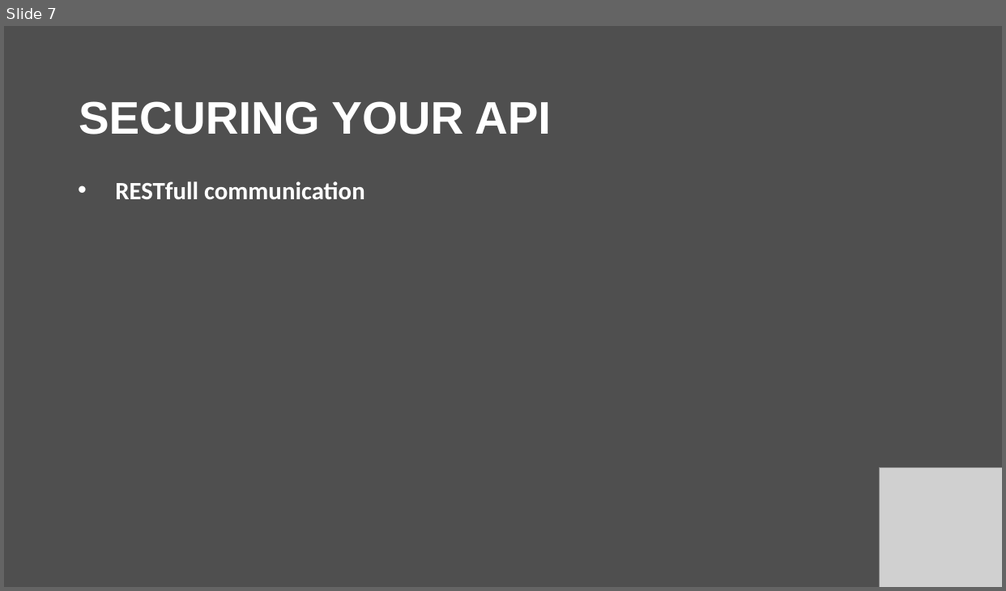
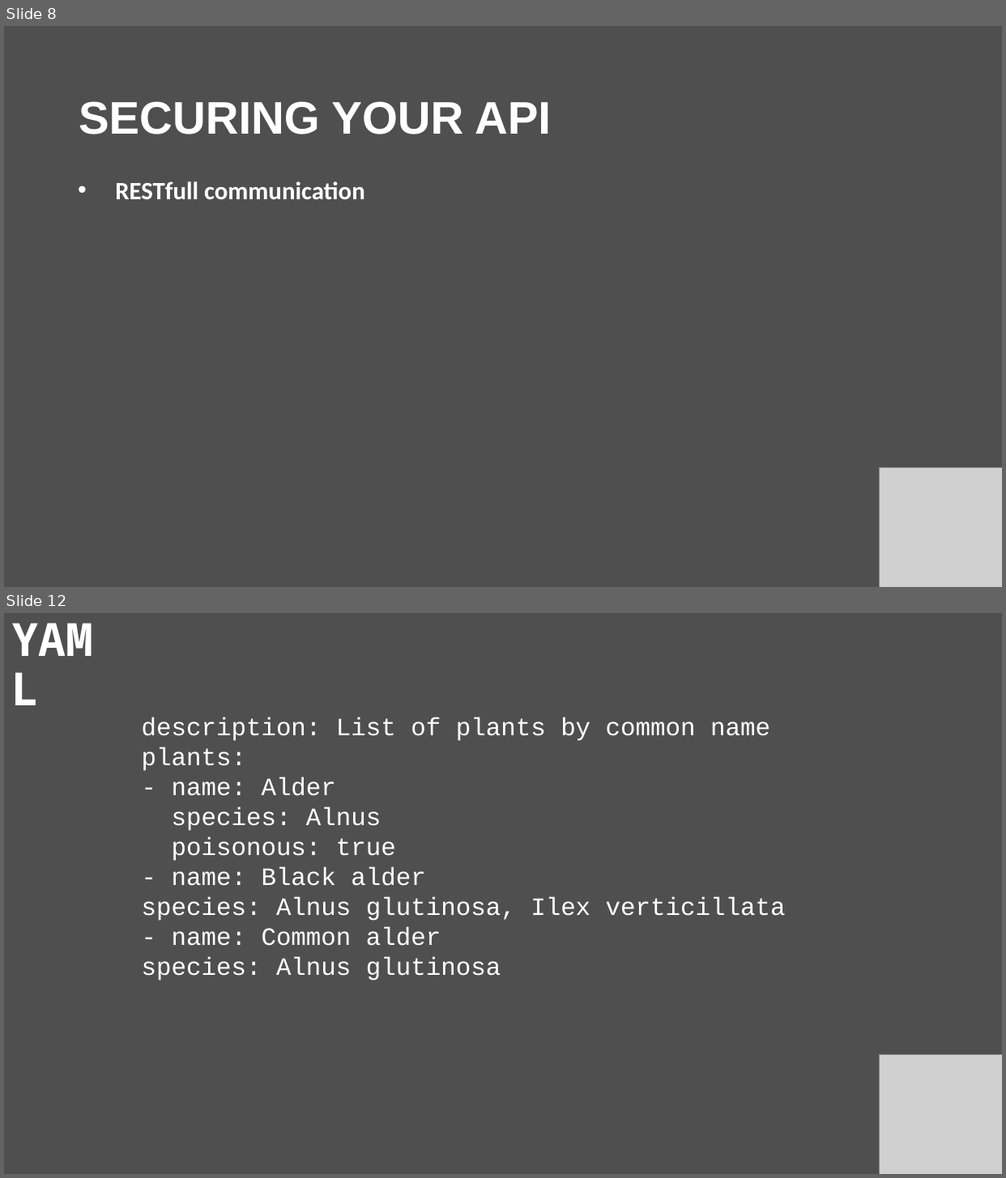
Before and after one commit to muratcanozdemir/python_api, a slide deck: presentation_python_API.pptx. Shown one above the other, each under a label of ours: slide 7 before the commit, slides 8 and 12 after it; the slides between them are not shown. The pictures are 1006x591 and 1006x1178 pixels, drawn with LibreOffice and Linux fonts; fonts in the diff are those of the drawing; grey boxes stand for pictures. Boxes give left, top, right and bottom in pixels: in the first picture for what was removed or moved away, otherwise in the second. Text is boxed around its words. In the diff, an @@ line names an element or a change of style, - is before the commit and + after.

```diff
--- a/presentation_python_API.pptx
+++ b/presentation_python_API.pptx
@@ slide 12 added at [4,613,1002,1174], background #000000 at 69% opacity @@
@@ title added at [4,613,126,684], 44 pt, text #FFFFFF, bold @@
+YAML
@@ text added at [142,717,786,981], 24 pt, text #FFFFFF @@
+description: List of plants by common name
+plants:
+- name: Alder
+species: Alnus
+poisonous: true
+- name: Black alder
+species: Alnus glutinosa, Ilex verticillata
+- name: Common alder
+species: Alnus glutinosa
@@ picture added at [879,1055,1002,1174] @@
@@ what was slide 7 is now slide 8 @@
```
Also in this commit, not shown: 3 slides changed, 7 other slides added, 15 other files.
